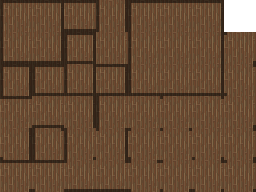
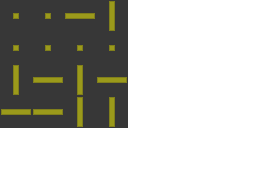
Two versions of the same layered image (256 × 192). Layer-by-layer changes:
added layer "pave yellow lines" (50%) above "pavement base3" over bbox(1, 1, 127, 127)
added layer "pavement base3" (dissolve, 30%) above "pavement base2" over bbox(0, 0, 128, 128)
added layer "pavement base2" (dissolve, 70%) above "pavement base" over bbox(0, 0, 128, 128)
added layer "pavement base" above "sidewalk noise overlay" over bbox(0, 0, 128, 128)
hid "shadow" over bbox(0, 0, 256, 192)
hid "t_floor" over bbox(0, 0, 256, 192)
hid "Pasted Layer" over bbox(0, 0, 256, 192)
